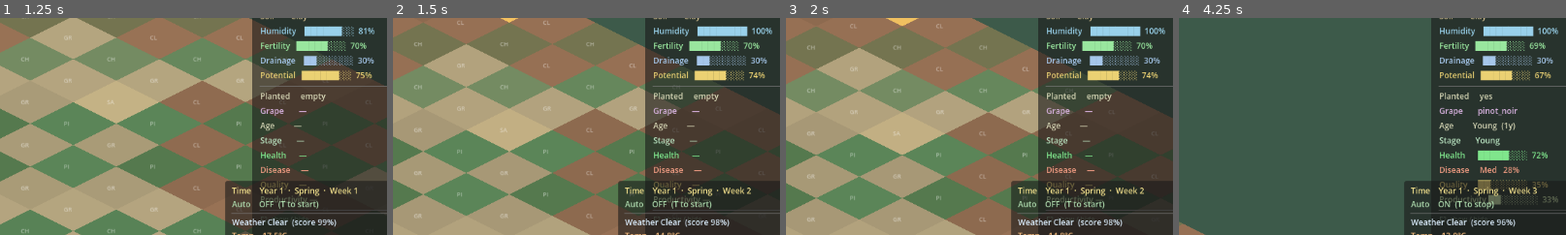
Above: before the commit, frames 1-4 (left to right).
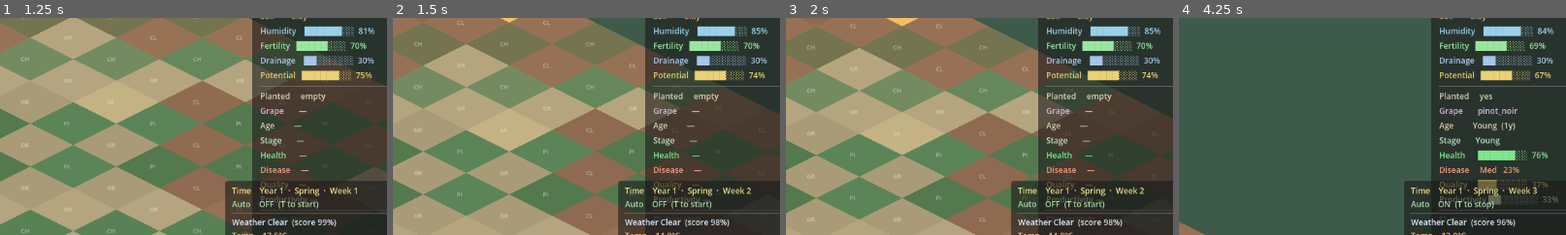
Above: after the commit, the same moments.

Repository: blayres/winery-simulator
Game: Godot game, scene res://scenes/world/World.tscn
Same seed, same stepped clock (60 frames per second), same inputs: the game is played once before the commit and once after it.
Inputs (mouse positions are % of the whole screen's width and height, from its top left):
- Up to frame 1 (1.25 s): tap Enter at 0.5 s; drag from (61, 1) to (78, 15) at 0.52 s
- Up to frame 2 (1.5 s): tap Space at 1.25 s; drag from (56, 3) to (72, 18) at 1.27 s
- Up to frame 3 (2 s): no input
- Up to frame 4 (4.25 s): move the mouse to (44, 0) at 2.02 s; hold Right (ui_right) 2.03-2.75 s; tap T at 2.1 s; click (44, 0) at 2.17 s; drag from (11, 31) to (34, 51) at 2.77 s; tap Enter at 3.5 s; drag from (19, 46) to (47, 70) at 3.52 s
The pictures show only the part of the screen within x 41-90%, y 13-63%; the shares and areas given below are measured in that part.

Frame 1 is identical in both runs. In frame 2, 0.3% of the frame differs, in the area x 88-98%, y 3-9%; in frame 3, 0.3%; in frame 4, 0.5%, in the area x 80-98%, y 3-80%.

Commit message:
fix: rebalance vineyard climate simulation

Diff:
--- a/autoload/VineyardSimulation.gd
+++ b/autoload/VineyardSimulation.gd
@@ -151,6 +151,10 @@
 	var sum_health:    float = 0.0
 	var sum_disease:   float = 0.0
 	var sum_quality:   float = 0.0
+	var min_humidity:  float = 1.0
+	var max_humidity:  float = 0.0
+	var min_health:    float = 1.0
+	var max_health:    float = 0.0
 	var planted:       int   = 0
 	var total:         int   = 0
 
@@ -166,17 +170,22 @@
 			changed += 1
 			tile_data_changed.emit(tile)
 
-		sum_humidity += tile.humidity
-		sum_disease  += tile.disease_risk
+		sum_humidity  += tile.humidity
+		min_humidity   = minf(min_humidity, tile.humidity)
+		max_humidity   = maxf(max_humidity, tile.humidity)
+		sum_disease   += tile.disease_risk
 		if tile.is_planted:
-			planted     += 1
-			sum_health  += tile.vine_health
+			planted    += 1
+			sum_health += tile.vine_health
+			min_health  = minf(min_health, tile.vine_health)
+			max_health  = maxf(max_health, tile.vine_health)
 			sum_quality += tile.quality_potential
 
 	return {
 		"total": total, "changed": changed, "planted": planted,
-		"sum_humidity": sum_humidity, "sum_health": sum_health,
-		"sum_disease": sum_disease,   "sum_quality": sum_quality,
+		"sum_humidity": sum_humidity, "min_humidity": min_humidity, "max_humidity": max_humidity,
+		"sum_health":   sum_health,   "min_health":   min_health,   "max_health":   max_health,
+		"sum_disease":  sum_disease,  "sum_quality":  sum_quality,
 	}
 
 
@@ -186,11 +195,15 @@
 	if total == 0:
 		return
 	var avg_h: float = float(s["sum_humidity"]) / float(total)
+	var min_h: float = float(s.get("min_humidity", 0.0))
+	var max_h: float = float(s.get("max_humidity", 1.0))
 	var avg_d: float = float(s["sum_disease"])  / float(total)
 	var avg_v: float = float(s["sum_health"])   / float(planted) if planted > 0 else 0.0
+	var min_v: float = float(s.get("min_health", 0.0))
+	var max_v: float = float(s.get("max_health", 1.0))
 	var avg_q: float = float(s["sum_quality"])  / float(planted) if planted > 0 else 0.0
-	print("Vineyard Tick: avg_humidity=%.2f avg_health=%.2f avg_disease=%.2f avg_quality=%.2f  (%d changed)" \
-			% [avg_h, avg_v, avg_d, avg_q, int(s.get("changed", 0))])
+	print("Vineyard Tick: avg_humidity=%.2f [%.2f–%.2f]  avg_health=%.2f [%.2f–%.2f]  avg_disease=%.2f  avg_quality=%.2f  (%d changed)" \
+			% [avg_h, min_h, max_h, avg_v, min_v, max_v, avg_d, avg_q, int(s.get("changed", 0))])
 
 
 # ─── Private — year tick ──────────────────────────────────────────────────────
--- a/data/simulation/vineyard_sim_config.json
+++ b/data/simulation/vineyard_sim_config.json
@@ -27,8 +27,8 @@
     "old_max_years":         50,
     "young_quality_cap":     0.65,
     "old_quality_bonus":     0.12,
-    "declining_disease_gain": 0.03,
-    "declining_health_loss":  0.02,
+    "declining_disease_gain": 0.015,
+    "declining_health_loss":  0.010,
     "productivity": {
       "young_base":      0.40,
       "mature_base":     0.85,
@@ -41,43 +41,46 @@
   },
   "climate_effects": {
     "humidity": {
-      "rainfall_gain_rate":  0.008,
-      "temp_dry_rate":       0.003,
-      "wind_dry_rate":       0.002,
-      "drainage_modifier":   0.6,
-      "retention_modifier":  0.4
+      "rainfall_gain_rate":    0.0015,
+      "temp_dry_rate":         0.006,
+      "wind_dry_rate":         0.003,
+      "drainage_modifier":     1.2,
+      "retention_modifier":    0.3,
+      "base_evaporation":      0.008
     },
     "disease": {
-      "high_humidity_threshold": 0.70,
-      "high_humidity_gain":      0.04,
-      "rainy_condition_gain":    0.03,
+      "high_humidity_threshold": 0.72,
+      "high_humidity_gain":      0.018,
+      "rainy_condition_gain":    0.012,
       "low_wind_threshold":      8.0,
-      "low_wind_gain":           0.02,
-      "dry_condition_loss":      0.03,
+      "low_wind_gain":           0.008,
+      "dry_condition_loss":      0.025,
       "high_wind_threshold":     20.0,
-      "high_wind_loss":          0.02,
-      "good_drainage_loss":      0.01,
-      "unplanted_recovery_rate": 0.02
+      "high_wind_loss":          0.020,
+      "good_drainage_loss":      0.012,
+      "unplanted_recovery_rate": 0.030,
+      "passive_decay":           0.005
     },
     "vine_health": {
-      "drought_threshold":  0.25,
-      "drought_damage":     0.04,
-      "flood_threshold":    0.80,
-      "flood_damage":       0.02,
-      "balanced_min":       0.35,
-      "balanced_max":       0.65,
-      "balanced_recovery":  0.01,
-      "frost_damage":       0.06,
-      "heat_damage":        0.03
+      "drought_threshold":  0.20,
+      "drought_damage":     0.018,
+      "flood_threshold":    0.82,
+      "flood_damage":       0.008,
+      "balanced_min":       0.30,
+      "balanced_max":       0.70,
+      "balanced_recovery":  0.012,
+      "frost_threshold":    0.40,
+      "frost_damage":       0.035,
+      "heat_damage":        0.015
     },
     "quality": {
-      "stress_benefit_min":        0.28,
-      "stress_benefit_max":        0.38,
-      "stress_gain":               0.005,
-      "excess_humidity_threshold": 0.75,
-      "excess_humidity_loss":      0.004,
-      "low_health_threshold":      0.40,
-      "low_health_loss":           0.006
+      "stress_benefit_min":        0.25,
+      "stress_benefit_max":        0.42,
+      "stress_gain":               0.003,
+      "excess_humidity_threshold": 0.78,
+      "excess_humidity_loss":      0.002,
+      "low_health_threshold":      0.35,
+      "low_health_loss":           0.003
     }
   }
 }
--- a/scripts/ClimateTileProcessor.gd
+++ b/scripts/ClimateTileProcessor.gd
@@ -1,33 +1,22 @@
 ## ClimateTileProcessor.gd
 ## Pure static class — applies weekly climate effects to one TileSimData.
 ##
-## Responsibility:
-##   Contains all the math for how climate affects a tile each week.
-##   Called by VineyardSimulation once per tile per climate tick.
+## Mutation order each week:
+##   1. Tile humidity  (rainfall gain, evaporation, temperature, wind, drainage)
+##   2. Disease risk   (humidity/condition pressure, passive decay, drainage)
+##   3. Vine health    (drought, flood, frost, heat — planted tiles only)
+##   4. Quality potential (stress benefit, excess humidity, health — planted only)
+##   effective_quality recomputed last.
 ##
-## Architecture note:
-##   No Node, no signals, no scene tree dependency.
-##   All tuning constants come from the cfg Dictionary (vineyard_sim_config.json
-##   "climate_effects" section) — nothing is hardcoded here.
-##   This makes the processor easy to unit-test and safe to call in a loop
-##   over thousands of tiles without overhead.
-##
-##   Mutation order each week:
-##     1. Tile humidity  (rainfall, temperature, wind, soil drainage)
-##     2. Disease risk   (humidity level, condition, wind, drainage, planted state)
-##     3. Vine health    (drought, flood, frost, heat — planted tiles only)
-##     4. Quality potential (water stress benefit, excess humidity, health — planted only)
-##   effective_quality is recomputed last from the updated values.
+## All tuning constants come from vineyard_sim_config.json "climate_effects".
+## No hardcoded magic numbers.
 
 class_name ClimateTileProcessor
 extends RefCounted
 
 
 ## Apply one week of climate effects to [param tile].
-## [param climate] — Dictionary from ClimateManager.get_current_state().
-## [param soil]    — Dictionary from soils.json for this tile's soil_type.
-## [param cfg]     — "climate_effects" section of vineyard_sim_config.json.
-## Mutates tile in-place. Returns true if any value changed meaningfully.
+## Returns true if any value changed by more than a small epsilon.
 static func apply(tile: TileSimData, climate: Dictionary,
 		soil: Dictionary, cfg: Dictionary) -> bool:
 
@@ -36,10 +25,10 @@
 	var v_cfg: Dictionary = _section(cfg, "vine_health")
 	var q_cfg: Dictionary = _section(cfg, "quality")
 
-	var old_humidity:  float = tile.humidity
-	var old_disease:   float = tile.disease_risk
-	var old_health:    float = tile.vine_health
-	var old_quality:   float = tile.quality_potential
+	var old_humidity: float = tile.humidity
+	var old_disease:  float = tile.disease_risk
+	var old_health:   float = tile.vine_health
+	var old_quality:  float = tile.quality_potential
 
 	_apply_humidity(tile, climate, soil, h_cfg)
 	_apply_disease(tile, climate, soil, d_cfg)
@@ -49,12 +38,11 @@
 		_apply_quality_potential(tile, q_cfg)
 		_recompute_effective_quality(tile)
 
-	# Return true if any field changed by more than a tiny epsilon.
 	return (
-		absf(tile.humidity         - old_humidity) > 0.001 or
-		absf(tile.disease_risk     - old_disease)  > 0.001 or
-		absf(tile.vine_health      - old_health)   > 0.001 or
-		absf(tile.quality_potential - old_quality) > 0.001
+		absf(tile.humidity          - old_humidity) > 0.001 or
+		absf(tile.disease_risk      - old_disease)  > 0.001 or
+		absf(tile.vine_health       - old_health)   > 0.001 or
+		absf(tile.quality_potential - old_quality)  > 0.001
 	)
 
 
@@ -67,27 +55,32 @@
 	var temperature: float = float(climate.get("temperature", 15.0))
 	var wind:        float = float(climate.get("wind",        10.0))
 
-	# Soil properties moderate how much rainfall actually reaches the tile.
-	var drainage:   float = float(soil.get("base_drainage",      tile.drainage))
-	var retention:  float = float(soil.get("water_retention",    1.0 - tile.drainage))
+	var drainage:  float = float(soil.get("base_drainage",   tile.drainage))
+	var retention: float = float(soil.get("water_retention", 1.0 - tile.drainage))
 
-	# Rainfall adds humidity, moderated by drainage (well-drained soils gain less).
-	var rain_gain: float = rainfall * float(cfg.get("rainfall_gain_rate", 0.008))
+	# Rainfall gain — moderated by soil retention.
+	# retention_modifier is the minimum multiplier (for sandy/gravel soils).
+	var rain_gain: float = rainfall * float(cfg.get("rainfall_gain_rate", 0.0015))
 	rain_gain *= lerp(
-		float(cfg.get("retention_modifier", 0.4)),
+		float(cfg.get("retention_modifier", 0.3)),
 		1.0,
 		retention
 	)
 
-	# High temperature and wind dry the tile out.
-	var temp_loss: float = maxf(0.0, temperature - 15.0) * float(cfg.get("temp_dry_rate", 0.003))
-	var wind_loss: float = wind * float(cfg.get("wind_dry_rate", 0.002))
+	# Baseline evaporation — always runs regardless of temperature.
+	var evap: float = float(cfg.get("base_evaporation", 0.008))
 
-	# Good drainage accelerates moisture loss.
-	var drain_loss: float = drainage * float(cfg.get("drainage_modifier", 0.6)) * 0.01
+	# Temperature drying — only above 15°C.
+	var temp_loss: float = maxf(0.0, temperature - 15.0) * float(cfg.get("temp_dry_rate", 0.006))
+
+	# Wind drying.
+	var wind_loss: float = wind * float(cfg.get("wind_dry_rate", 0.003))
+
+	# Drainage loss — scales with soil drainage quality.
+	var drain_loss: float = drainage * float(cfg.get("drainage_modifier", 1.2)) * 0.01
 
 	tile.humidity = clampf(
-		tile.humidity + rain_gain - temp_loss - wind_loss - drain_loss,
+		tile.humidity + rain_gain - evap - temp_loss - wind_loss - drain_loss,
 		0.0, 1.0
 	)
 
@@ -97,37 +90,39 @@
 static func _apply_disease(tile: TileSimData, climate: Dictionary,
 		soil: Dictionary, cfg: Dictionary) -> void:
 
-	var humidity:   float  = tile.humidity
-	var wind:       float  = float(climate.get("wind",      10.0))
-	var condition:  String = str(climate.get("condition",   "Clear"))
-	var drainage:   float  = float(soil.get("base_drainage", tile.drainage))
+	var humidity:  float  = tile.humidity
+	var wind:      float  = float(climate.get("wind",      10.0))
+	var condition: String = str(climate.get("condition",   "Clear"))
+	var drainage:  float  = float(soil.get("base_drainage", tile.drainage))
 
 	var delta: float = 0.0
 
 	# Wet, stagnant conditions increase disease pressure.
-	if humidity >= float(cfg.get("high_humidity_threshold", 0.70)):
-		delta += float(cfg.get("high_humidity_gain", 0.04))
+	if humidity >= float(cfg.get("high_humidity_threshold", 0.72)):
+		delta += float(cfg.get("high_humidity_gain", 0.018))
 
 	if condition == "Rainy":
-		delta += float(cfg.get("rainy_condition_gain", 0.03))
+		delta += float(cfg.get("rainy_condition_gain", 0.012))
 
 	if wind < float(cfg.get("low_wind_threshold", 8.0)):
-		delta += float(cfg.get("low_wind_gain", 0.02))
+		delta += float(cfg.get("low_wind_gain", 0.008))
 
 	# Dry and windy conditions reduce disease pressure.
 	if condition == "Dry":
-		delta -= float(cfg.get("dry_condition_loss", 0.03))
+		delta -= float(cfg.get("dry_condition_loss", 0.025))
 
 	if wind >= float(cfg.get("high_wind_threshold", 20.0)):
-		delta -= float(cfg.get("high_wind_loss", 0.02))
+		delta -= float(cfg.get("high_wind_loss", 0.020))
 
-	# Good drainage reduces standing moisture and disease.
 	if drainage >= 0.70:
-		delta -= float(cfg.get("good_drainage_loss", 0.01))
+		delta -= float(cfg.get("good_drainage_loss", 0.012))
 
-	# Unplanted tiles recover toward baseline faster.
+	# Passive weekly decay — disease always trends toward zero without pressure.
+	delta -= float(cfg.get("passive_decay", 0.005))
+
+	# Unplanted tiles recover faster.
 	if not tile.is_planted:
-		delta -= float(cfg.get("unplanted_recovery_rate", 0.02))
+		delta -= float(cfg.get("unplanted_recovery_rate", 0.030))
 
 	tile.disease_risk = clampf(tile.disease_risk + delta, 0.0, 1.0)
 
@@ -143,26 +138,21 @@
 
 	var delta: float = 0.0
 
-	# Drought stress — too dry damages vines.
-	if humidity < float(cfg.get("drought_threshold", 0.25)):
-		delta -= float(cfg.get("drought_damage", 0.04))
+	if humidity < float(cfg.get("drought_threshold", 0.20)):
+		delta -= float(cfg.get("drought_damage", 0.018))
+	elif humidity > float(cfg.get("flood_threshold", 0.82)):
+		delta -= float(cfg.get("flood_damage", 0.008))
+	elif humidity >= float(cfg.get("balanced_min", 0.30)) and \
+		 humidity <= float(cfg.get("balanced_max", 0.70)):
+		delta += float(cfg.get("balanced_recovery", 0.012))
 
-	# Waterlogging — too wet also damages vines (root rot pressure).
-	elif humidity > float(cfg.get("flood_threshold", 0.80)):
-		delta -= float(cfg.get("flood_damage", 0.02))
+	# Frost only damages when risk is meaningfully high.
+	var frost_threshold: float = float(cfg.get("frost_threshold", 0.40))
+	if frost_risk >= frost_threshold:
+		delta -= (frost_risk - frost_threshold) * float(cfg.get("frost_damage", 0.035))
 
-	# Balanced humidity allows slight recovery.
-	elif humidity >= float(cfg.get("balanced_min", 0.35)) and \
-		 humidity <= float(cfg.get("balanced_max", 0.65)):
-		delta += float(cfg.get("balanced_recovery", 0.01))
-
-	# Frost damages vines proportionally to frost_risk.
-	if frost_risk > 0.0:
-		delta -= frost_risk * float(cfg.get("frost_damage", 0.06))
-
-	# Heatwave stress.
 	if temp >= 32.0:
-		delta -= float(cfg.get("heat_damage", 0.03))
+		delta -= float(cfg.get("heat_damage", 0.015))
 
 	tile.vine_health = clampf(tile.vine_health + delta, 0.0, 1.0)
 
@@ -173,18 +163,15 @@
 	var humidity: float = tile.humidity
 	var delta:    float = 0.0
 
-	# Mild water stress (slightly dry) concentrates flavour — classic viticulture.
-	if humidity >= float(cfg.get("stress_benefit_min", 0.28)) and \
-	   humidity <= float(cfg.get("stress_benefit_max", 0.38)):
-		delta += float(cfg.get("stress_gain", 0.005))
+	if humidity >= float(cfg.get("stress_benefit_min", 0.25)) and \
+	   humidity <= float(cfg.get("stress_benefit_max", 0.42)):
+		delta += float(cfg.get("stress_gain", 0.003))
 
-	# Excess humidity dilutes quality potential.
-	if humidity > float(cfg.get("excess_humidity_threshold", 0.75)):
-		delta -= float(cfg.get("excess_humidity_loss", 0.004))
+	if humidity > float(cfg.get("excess_humidity_threshold", 0.78)):
+		delta -= float(cfg.get("excess_humidity_loss", 0.002))
 
-	# Poor vine health degrades quality ceiling over time.
-	if tile.vine_health < float(cfg.get("low_health_threshold", 0.40)):
-		delta -= float(cfg.get("low_health_loss", 0.006))
+	if tile.vine_health < float(cfg.get("low_health_threshold", 0.35)):
+		delta -= float(cfg.get("low_health_loss", 0.003))
 
 	tile.quality_potential = clampf(tile.quality_potential + delta, 0.10, 1.0)
 
